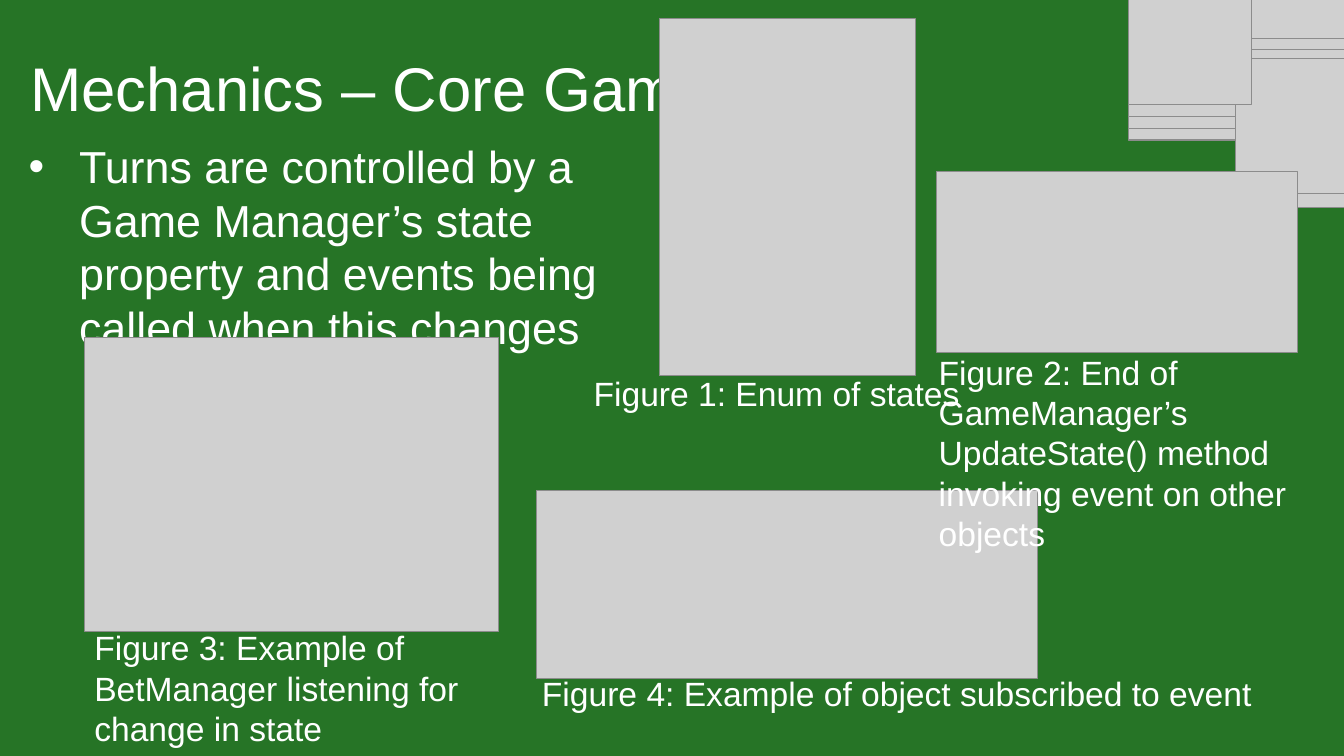
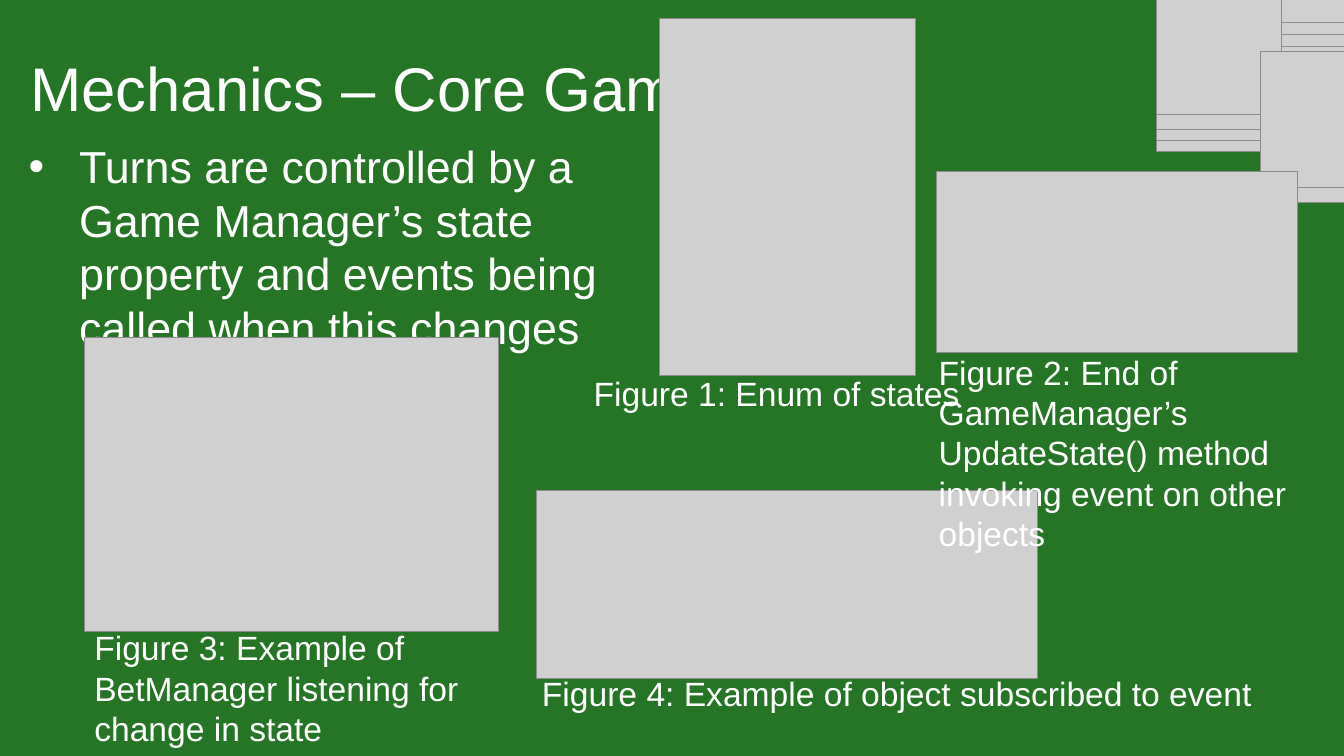
Before and after one commit to IsabelHampton/bluffs-and-bribes, a slide deck: slide 3 of Docs/Bluffs & Bribes Pitch.pptx. Drawn at 1344x756 pixels with LibreOffice and Linux fonts; fonts in the diff are those of the drawing; grey boxes stand for pictures. Boxes give left, top, right and bottom in pixels: in the first picture for what was removed or moved away, otherwise in the second. Text is boxed around its words. In the diff, an @@ line names an element or a change of style, - is before the commit and + after.

```diff
--- a/Docs/Bluffs & Bribes Pitch.pptx
+++ b/Docs/Bluffs & Bribes Pitch.pptx
@@ picture removed at [1128,0,1251,105] @@
@@ picture: place and size @@
-picture at [1128,5,1251,140]
+picture at [1156,5,1281,140]
@@ picture: place and size @@
-picture at [1128,0,1251,128]
+picture at [1156,0,1281,130]
@@ picture: place and size @@
-picture at [1128,0,1251,117]
+picture at [1156,0,1281,114]
@@ picture added at [1156,16,1281,151] @@
@@ 4 pictures: place and size @@
-4 pictures at [1236,0,1344,97]
+4 pictures at [1241,0,1344,96]
@@ picture: place and size @@
-picture at [1236,0,1344,49]
+picture at [1241,0,1344,46]
@@ picture: place and size @@
-picture at [1236,0,1344,38]
+picture at [1241,0,1344,34]
@@ picture added at [1241,0,1344,22] @@
@@ picture: place and size @@
-picture at [1236,58,1344,194]
+picture at [1261,51,1344,188]
@@ picture: place and size @@
-picture at [1236,73,1344,208]
+picture at [1261,67,1344,203]
```
Also in this commit, not shown: 20 other slides changed, 1 other file.
